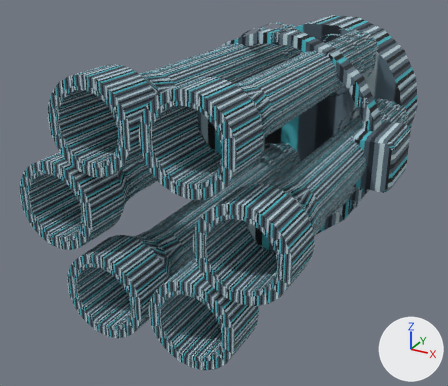
The OBJ model Resources/enemies/GatlingTurretRotor/GatlingTurretRotor.obj: old version first, new version second.
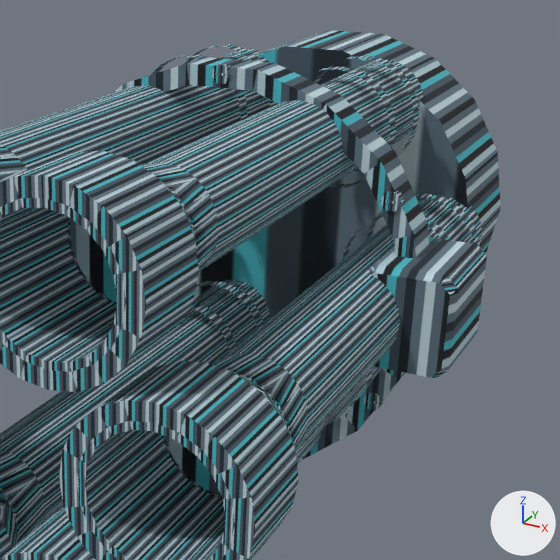
Each version appears first whole from a 50 mm camera at (1.209, -3.832, 1.004) aimed at (-0.125, -1.407, -0.209), and next in a close-up on the part from 36% to 100% of the width and 0% to 74% of the height. Every picture has the same lights, and +X, +Y and +Z are marked at lower right. The first two pictures are the older version. Where no turn or scale is listed for an object, it has been applied to the vertices. Vertices at exactly the same position are counted once.

In view in the first close-up: 'GatlingTurretRotor'.
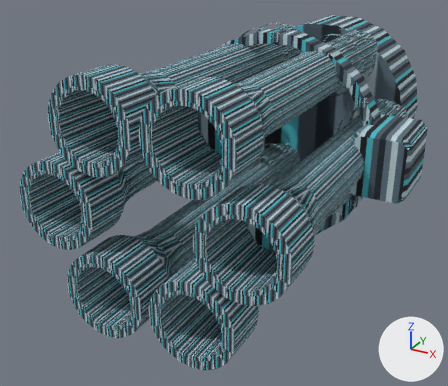
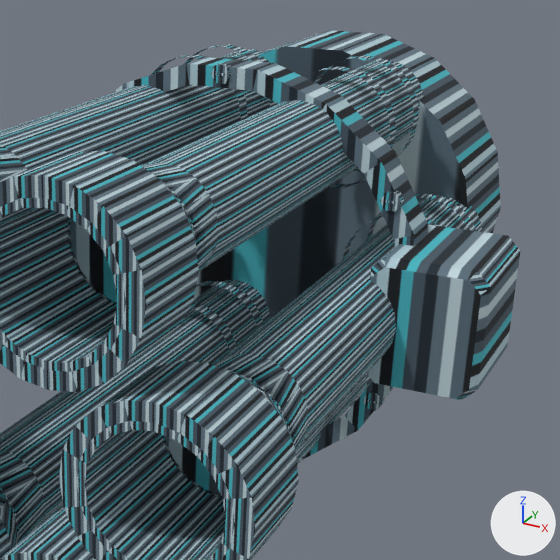
Location of each change, [x1, y1, x2, y2] in pixels of the close-ups (560 x 560 px; the box of a moved part takes in the faces that stretch with it):
'GatlingTurretRotor', reshaped: before [0, 30, 501, 560]; after [0, 30, 520, 560]
part 1 of me_gatlingturretrotor, moved or reshaped: before [369, 237, 487, 379]; after [367, 225, 520, 400]

What changed in the scene script:
```text
Change me_gatlingturretrotor:
    used by ob_gatlingturretrotor; location = (0.0, 0.0, 0.0)
    remove me_gatlingturretrotor.from_pydata(...)  # 1802 vertices, 3008 faces; spans x -0.58..0.63, y -2.25..-0.15, z -0.53..0.53
    add me_gatlingturretrotor.from_pydata(...)  # 1802 vertices, 3008 faces; spans x -0.58..0.7, y -2.25..-0.15, z -0.53..0.53
    me_gatlingturretrotor part 1: the loose piece of 32 vertices spanning x 0.41..0.63, y -1.25..-0.93, z -0.12..0.13 is scaled about its middle by (1.23, 1.12, 1.24), then moved by (0.05, -0.01, 0.0)
```
